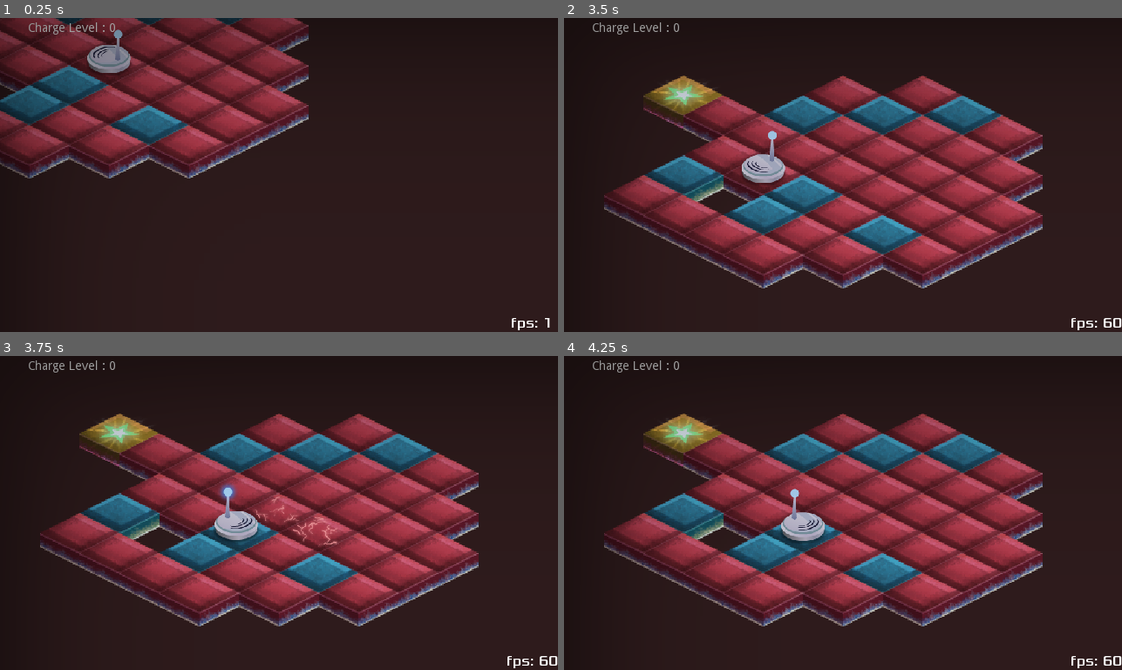
Above: before the commit, frames 1-4 (two rows, left to right).
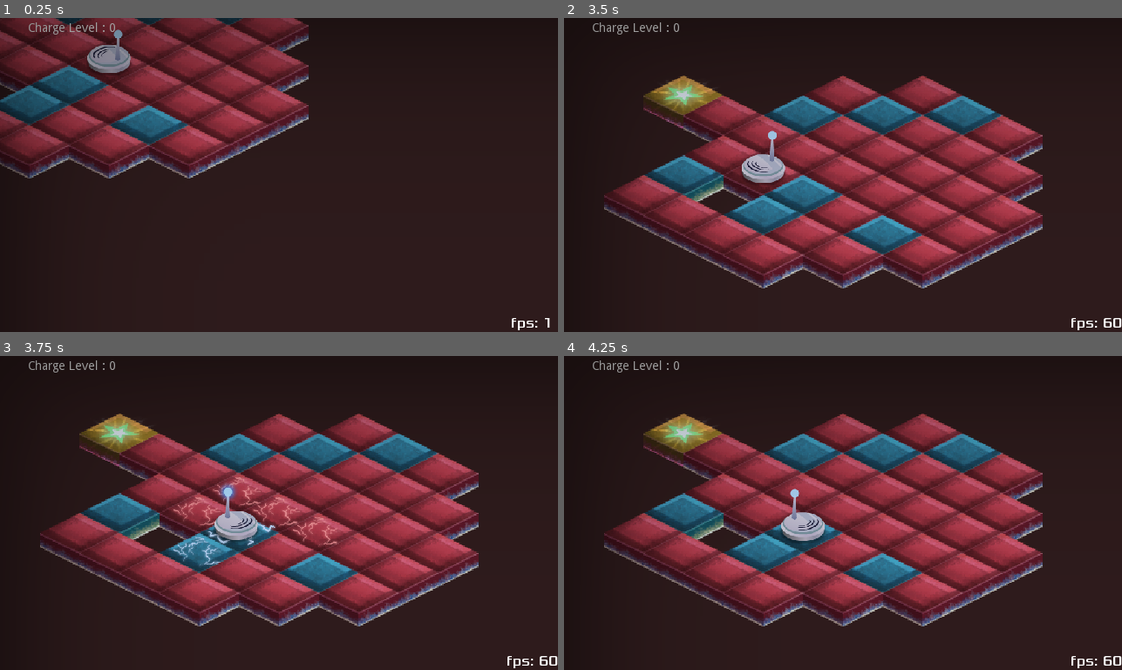
Above: after the commit, the same moments.

Repository: Najim-SD/Static-Discharge
Game: Godot game, scene res://Levels/Level 00.tscn
The game is run twice, just before and just after one commit, with the same random seed, the same clock (stepped at 60 frames per second) and the same inputs.
Inputs:
- Up to frame 1 (0.25 s): no input
- Up to frame 2 (3.5 s): hold W (up) 0.53-2.03 s; tap K (discharge) every 0.75 s from 0.6 to 2.85 s; hold A (left) from 2.03 s (still down); tap Enter at 2.75 s
- Up to frame 3 (3.75 s): tap Space at 3.5 s; release A (left) at 3.53 s; hold S (down) from 3.53 s (still down); tap K (discharge) at 3.6 s
- Up to frame 4 (4.25 s): keep holding S (down)

Frames 1-2 are identical in both runs. In frame 3, 0.7% of the frame differs, in the area x 31-54%, y 38-67%; in frame 4, nothing differs.

Commit message:
Fixed the saprks wave effect

Diff:
--- a/Scenes/Bot.gd
+++ b/Scenes/Bot.gd
@@ -37,7 +37,7 @@
 	$Sprites/Antenna.frame = 0
 	$Sprites/Antenna.play("Discharging")
 
-	sparksOnTile(currentTile, 1.0)
+	sparksOnTile(currentTile, 1.0, 0.1)
 	var areas = $RingArea.get_overlapping_areas()
 	for ar in areas:
 		if ar.is_in_group("Tiles"):
@@ -48,10 +48,9 @@
 				l -= 1
 				l = chargeLevel - l
 				var ap:float = l / chargeLevel
-				prints("l", l, "  ap", ap)
 				ap = max(ap, 0.1)
-				ap = min(1.0, ap)
-				sparksOnTile(tile, ap)
+				ap = min(0.95, ap)
+				sparksOnTile(tile, ap, (1.0-ap) * 1.0) # Span of 2 Seconds
 
 	chargeLevel = 0
 	$RingArea.scale = Vector2.ONE
@@ -82,13 +81,13 @@
 				chargeLevel += 1
 				$Sprites/Antenna.frame = 0
 				$Sprites/Antenna.play("Charging")
-				sparksOnTile(collider.get_parent(), 1.0)
+				sparksOnTile(collider.get_parent(), 1.0, 0.1)
 			elif collider.is_in_group("NormalTiles"):
 				if chargeLevel > 0:
 					chargeLevel -= 1
 					$Sprites/Antenna.frame = 0
 					$Sprites/Antenna.play("Discharging")
-					sparksOnTile(collider.get_parent(), 1.0)
+					sparksOnTile(collider.get_parent(), 1.0, 0.1)
 				else:
 					pass # Dust
 			if chargeLevel > 0 :
@@ -131,11 +130,9 @@
 		return true
 	else : return false
 
-func sparksOnTile(tile, alpha):
-	var rs = int(rand_range(0.0,3.0)) + 1
+func sparksOnTile(tile, alpha, waitTime):
 	tile.find_node("FX").modulate.a = alpha
-	tile.find_node("FX").frame = 0
-	tile.find_node("FX").play("Sparks " + str(rs))
+	tile.find_node("FXTimer").start(waitTime)
 
 func _on_Area2D_area_entered(area):
 	if area.is_in_group("Tiles"):
--- a/Scenes/Tiles/Goal Tile.tscn
+++ b/Scenes/Tiles/Goal Tile.tscn
@@ -23,6 +23,7 @@
 [ext_resource path="res://Art/Tiles/FX/Blue Sparks/Discharge Sparks 1/2.png" type="Texture" id=21]
 [ext_resource path="res://Art/Tiles/FX/Blue Sparks/Discharge Sparks 3/4.png" type="Texture" id=22]
 [ext_resource path="res://Art/Tiles/FX/Blue Sparks/Discharge Sparks 3/7.png" type="Texture" id=23]
+[ext_resource path="res://Scenes/Tiles/Tile.gd" type="Script" id=24]
 
 [sub_resource type="SpriteFrames" id=1]
 animations = [ {
@@ -49,6 +50,7 @@
 "GoalTiles",
 "Tiles",
 ]]
+script = ExtResource( 24 )
 
 [node name="Base" type="Sprite" parent="."]
 position = Vector2( 0, 32 )
@@ -63,7 +65,7 @@
 
 [node name="Highlight FX" parent="." instance=ExtResource( 2 )]
 modulate = Color( 0.909804, 1, 0.690196, 0 )
-frame = 14
+frame = 15
 
 [node name="Area2D" type="Area2D" parent="." groups=[
 "GoalTiles",
@@ -74,3 +76,9 @@
 visible = false
 position = Vector2( 0, 15 )
 shape = SubResource( 2 )
+
+[node name="FXTimer" type="Timer" parent="."]
+wait_time = 0.15
+one_shot = true
+
+[connection signal="timeout" from="FXTimer" to="." method="_on_FXTimer_timeout"]
--- a/Scenes/Tiles/Normal Tile.tscn
+++ b/Scenes/Tiles/Normal Tile.tscn
@@ -23,6 +23,7 @@
 [ext_resource path="res://Art/Tiles/FX/Red Sparks/Discharge Sparks 3/4.png" type="Texture" id=21]
 [ext_resource path="res://Art/Tiles/FX/Red Sparks/Discharge Sparks 3/6.png" type="Texture" id=22]
 [ext_resource path="res://Art/Tiles/FX/Red Sparks/Discharge Sparks 1/4.png" type="Texture" id=23]
+[ext_resource path="res://Scenes/Tiles/Tile.gd" type="Script" id=24]
 
 [sub_resource type="SpriteFrames" id=1]
 animations = [ {
@@ -49,6 +50,7 @@
 "NormalTiles",
 "Tiles",
 ]]
+script = ExtResource( 24 )
 
 [node name="Base" type="Sprite" parent="."]
 position = Vector2( 0, 32 )
@@ -63,7 +65,7 @@
 
 [node name="Highlight FX" parent="." instance=ExtResource( 2 )]
 modulate = Color( 0.909804, 1, 0.690196, 0 )
-frame = 12
+frame = 25
 
 [node name="Area2D" type="Area2D" parent="." groups=[
 "NormalTiles",
@@ -74,3 +76,9 @@
 visible = false
 position = Vector2( 0, 15 )
 shape = SubResource( 2 )
+
+[node name="FXTimer" type="Timer" parent="."]
+wait_time = 0.15
+one_shot = true
+
+[connection signal="timeout" from="FXTimer" to="." method="_on_FXTimer_timeout"]
--- a/Scenes/Tiles/Static Tile.tscn
+++ b/Scenes/Tiles/Static Tile.tscn
@@ -23,6 +23,7 @@
 [ext_resource path="res://Art/Tiles/FX/Blue Sparks/Discharge Sparks 1/2.png" type="Texture" id=21]
 [ext_resource path="res://Art/Tiles/FX/Blue Sparks/Discharge Sparks 3/4.png" type="Texture" id=22]
 [ext_resource path="res://Art/Tiles/FX/Blue Sparks/Discharge Sparks 3/7.png" type="Texture" id=23]
+[ext_resource path="res://Scenes/Tiles/Tile.gd" type="Script" id=24]
 
 [sub_resource type="SpriteFrames" id=1]
 animations = [ {
@@ -49,6 +50,7 @@
 "StaticTiles",
 "Tiles",
 ]]
+script = ExtResource( 24 )
 
 [node name="Base" type="Sprite" parent="."]
 position = Vector2( 0, 32 )
@@ -63,7 +65,7 @@
 
 [node name="Highlight FX" parent="." instance=ExtResource( 2 )]
 modulate = Color( 0.909804, 1, 0.690196, 0 )
-frame = 14
+frame = 4
 
 [node name="Area2D" type="Area2D" parent="." groups=[
 "StaticTiles",
@@ -74,3 +76,9 @@
 visible = false
 position = Vector2( 0, 15 )
 shape = SubResource( 2 )
+
+[node name="FXTimer" type="Timer" parent="."]
+wait_time = 0.15
+one_shot = true
+
+[connection signal="timeout" from="FXTimer" to="." method="_on_FXTimer_timeout"]
--- /dev/null
+++ b/Scenes/Tiles/Tile.gd
@@ -0,0 +1,24 @@
+extends Node2D
+
+
+# Declare member variables here. Examples:
+# var a = 2
+# var b = "text"
+func startSparks():
+	var rs = int(rand_range(0.0,3.0)) + 1
+	$FX.frame = 0
+	$FX.play("Sparks " + str(rs))
+
+# Called when the node enters the scene tree for the first time.
+func _ready():
+	pass # Replace with function body.
+
+
+# Called every frame. 'delta' is the elapsed time since the previous frame.
+#func _process(delta):
+#	pass
+
+
+func _on_FXTimer_timeout():
+	startSparks()
+	pass # Replace with function body.
Not shown: 1 places in Scenes/Tiles/Goal Tile.tscn that only renumber resources
Not shown: 1 places in Scenes/Tiles/Normal Tile.tscn that only renumber resources
Not shown: 1 places in Scenes/Tiles/Static Tile.tscn that only renumber resources
